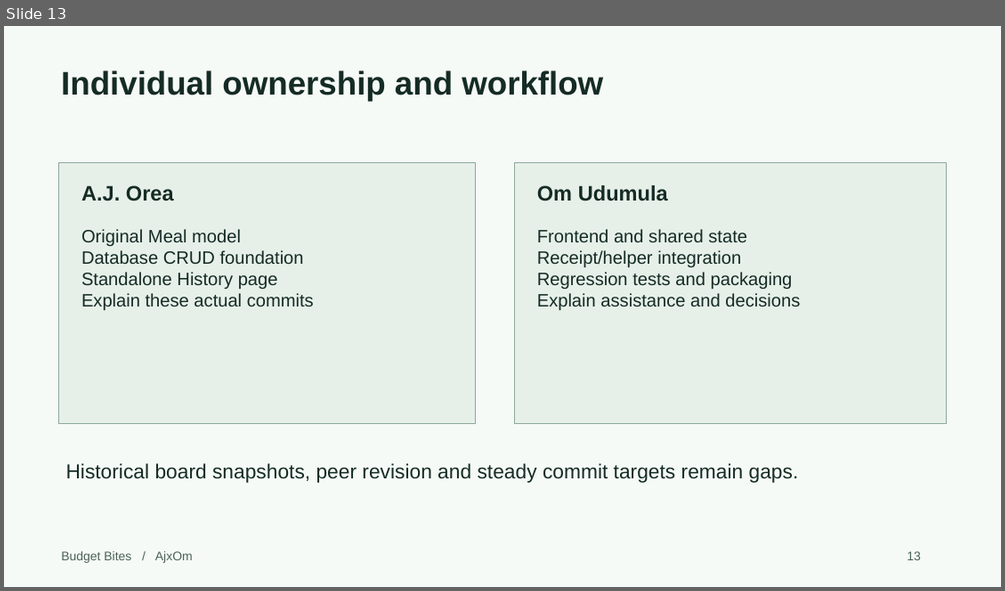
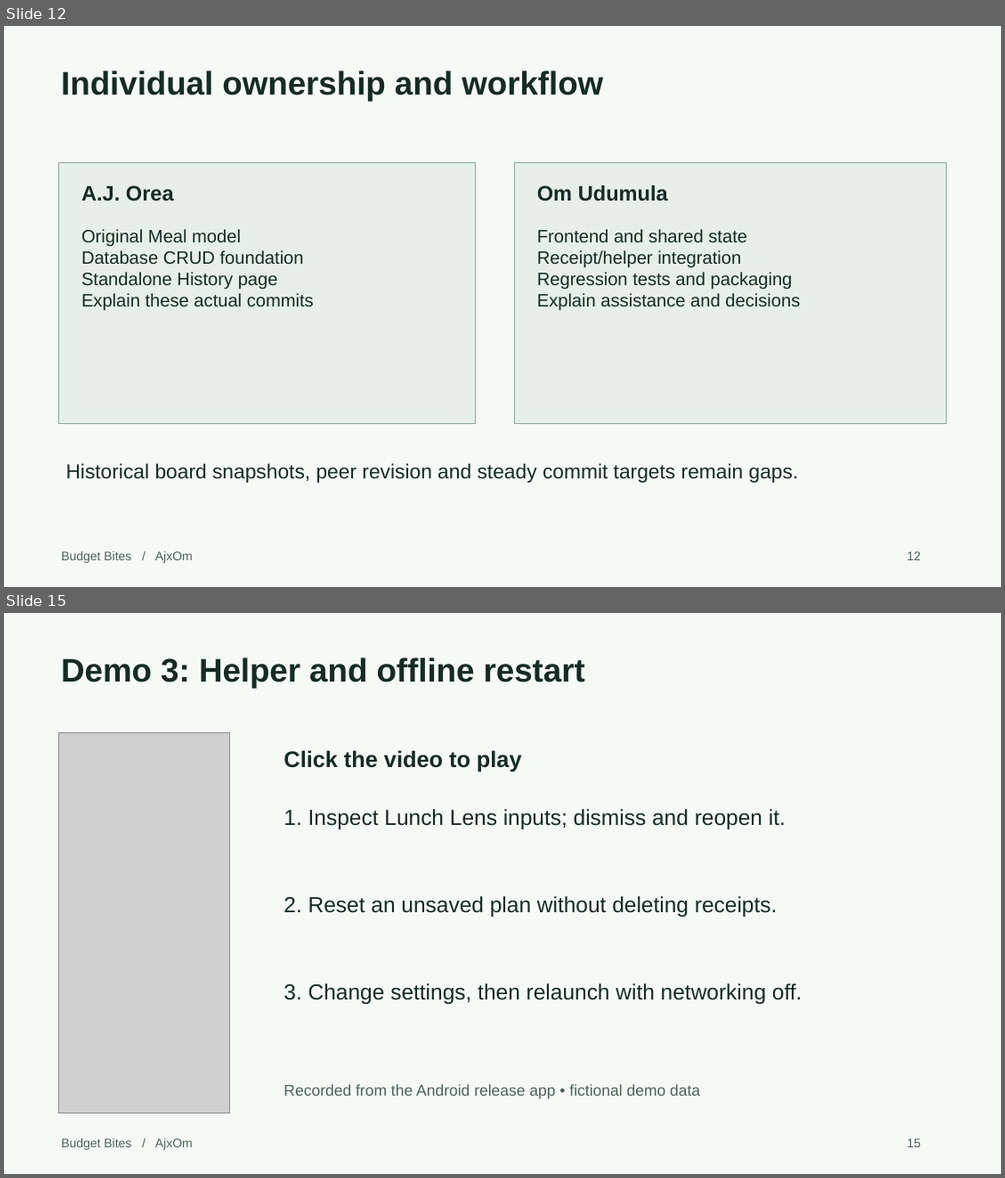
Before and after one commit to Omswaroopreddyudumula/ajxom-budget-bites, a slide deck: submission/Project1_Presentation.pptx. Shown one above the other, each under a label of ours: slide 13 before the commit, slides 12 and 15 after it; the slides between them are not shown. The pictures are 1005x591 and 1005x1178 pixels, drawn with LibreOffice and Linux fonts; fonts in the diff are those of the drawing; grey boxes stand for pictures. Boxes give left, top, right and bottom in pixels: in the first picture for what was removed or moved away, otherwise in the second. Text is boxed around its words. In the diff, an @@ line names an element or a change of style, - is before the commit and + after.

Commit message:
Add three embedded Android demos and complete presentation flow

```diff
--- a/submission/Project1_Presentation.pptx
+++ b/submission/Project1_Presentation.pptx
@@ slide 15 added at [4, 613, 1001, 1174], background #F6FAF7 @@
@@ text added at [61, 657, 585, 688], 31.5 pt, text #152B25, bold @@
+Demo 3: Helper and offline restart
@@ picture added at [58, 732, 230, 1112] @@
@@ text added at [283, 750, 522, 772], 21.8 pt, text #152B25, bold @@
+Click the video to play
@@ text added at [283, 809, 785, 829], 21 pt, text #152B25 @@
+1. Inspect Lunch Lens inputs; dismiss and reopen it.
@@ text added at [283, 896, 777, 916], 21 pt, text #152B25 @@
+2. Reset an unsaved plan without deleting receipts.
@@ text added at [283, 983, 802, 1004], 21 pt, text #152B25 @@
+3. Change settings, then relaunch with networking off.
@@ text added at [283, 1084, 700, 1099], 15 pt, text #4B6259 @@
+Recorded from the Android release app • fictional demo data
@@ text added at [61, 1138, 193, 1150], 12 pt, text #4B6259 @@
+Budget Bites / AjxOm
@@ text added at [906, 1138, 921, 1147], 12 pt, text #4B6259 @@
+15
@@ what was slide 13 is now slide 12 @@
@@ slide 12 changed as well @@
@@ text at [906, 551, 921, 560]: text changed @@
-13
+12
```
Also in this commit, not shown: 11 other slides changed, 5 other slides added, 2 slides removed, 1 other file.
